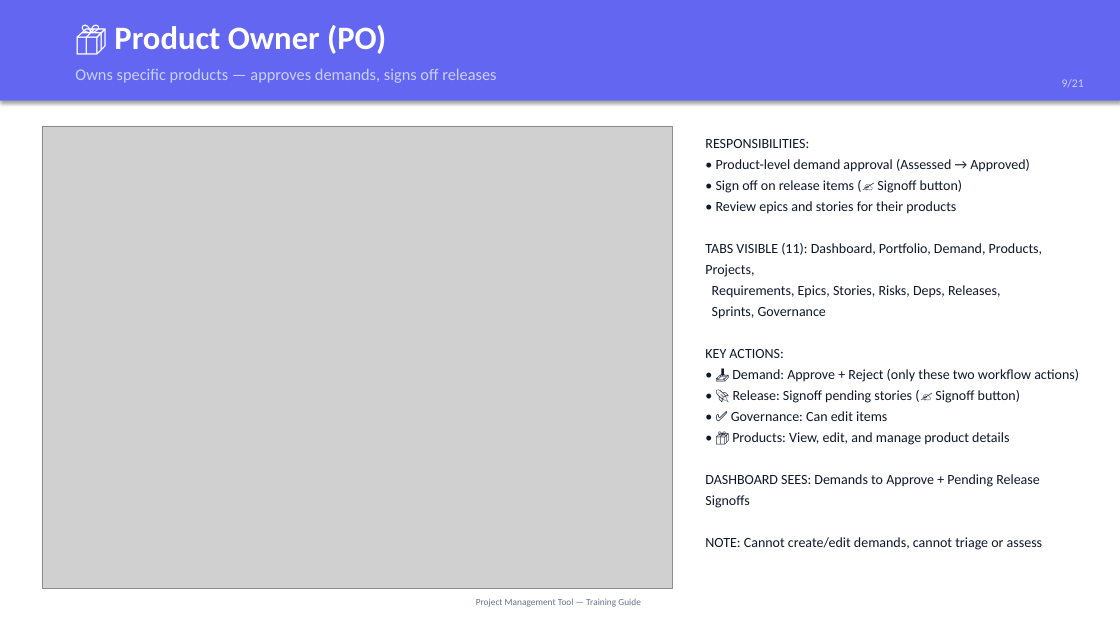
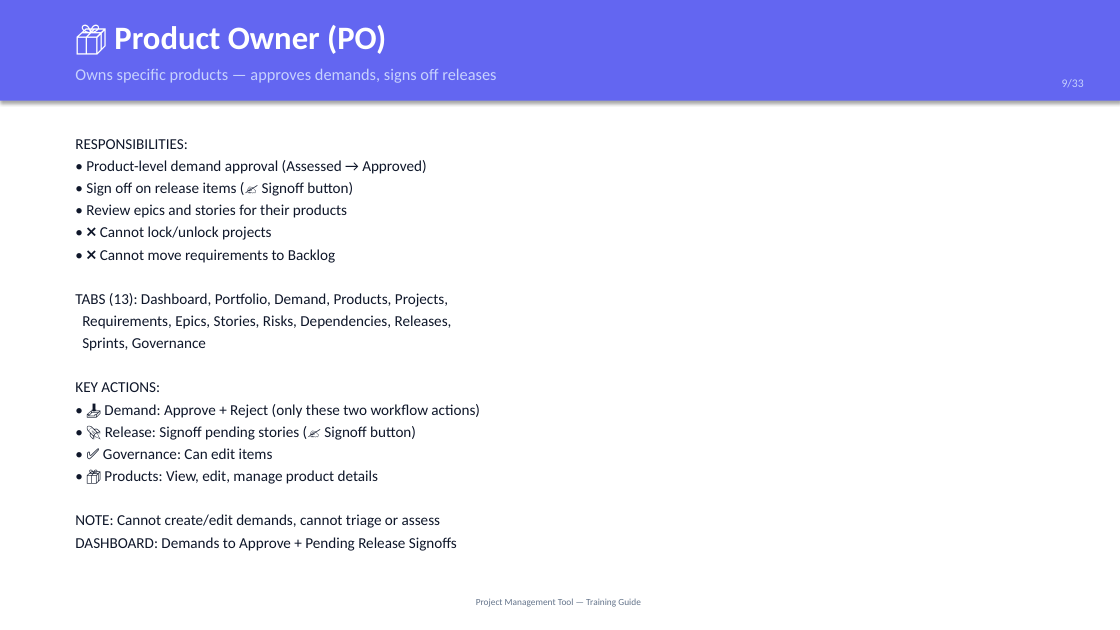
Before and after one commit to lusheng1123/project-management-tool-codeapp, a slide deck: slide 9 of Training-PM-Tool.pptx. Drawn at 1120x630 pixels with LibreOffice and Linux fonts; fonts in the diff are those of the drawing; grey boxes stand for pictures. Boxes give left, top, right and bottom in pixels: in the first picture for what was removed or moved away, otherwise in the second. Text is boxed around its words. In the diff, an @@ line names an element or a change of style, - is before the commit and + after.

Commit message:
feat: regenerate training PPT (33 slides)
Comprehensive training deck covering:
- Role matrix (8 roles × 18 tabs)
- 8 role deep-dives (permissions, restrictions)
- 17 page/functionality walkthroughs
- Project lock & requirement unlink feature
- Getting started quick reference
- All text-based (no screenshots)

```diff
--- a/Training-PM-Tool.pptx
+++ b/Training-PM-Tool.pptx
@@ picture removed at (42, 126, 672, 588) @@
@@ text at (75, 139, 479, 551): text changed; size 12 to 13 pt @@
-RESPONSIBILITIES:
-• Product-level demand approval (Assessed → Approved)
-• Sign off on release items (✍️ Signoff button)
-• Review epics and stories for their products
-TABS VISIBLE (11): Dashboard, Portfolio, Demand, Products, Projects,
-Requirements, Epics, Stories, Risks, Deps, Releases,
-Sprints, Governance
-KEY ACTIONS:
-• 📥 Demand: Approve + Reject (only these two workflow actions)
-• 🚀 Release: Signoff pending stories (✍️ Signoff button)
-• ✅ Governance: Can edit items
-• 📦 Products: View, edit, and manage product details
-DASHBOARD SEES: Demands to Approve + Pending Release Signoffs
-NOTE: Cannot create/edit demands, cannot triage or assess
+RESPONSIBILITIES:
+• Product-level demand approval (Assessed → Approved)
+• Sign off on release items (✍️ Signoff button)
+• Review epics and stories for their products
+• ❌ Cannot lock/unlock projects
+• ❌ Cannot move requirements to Backlog
+TABS (13): Dashboard, Portfolio, Demand, Products, Projects,
+Requirements, Epics, Stories, Risks, Dependencies, Releases,
+Sprints, Governance
+KEY ACTIONS:
+• 📥 Demand: Approve + Reject (only these two workflow actions)
+• 🚀 Release: Signoff pending stories (✍️ Signoff button)
+• ✅ Governance: Can edit items
+• 📦 Products: View, edit, manage product details
+NOTE: Cannot create/edit demands, cannot triage or assess
+DASHBOARD: Demands to Approve + Pending Release Signoffs
```
Also in this commit, not shown: 19 other slides changed, 13 slides added, 1 slide removed, 1 other file.
